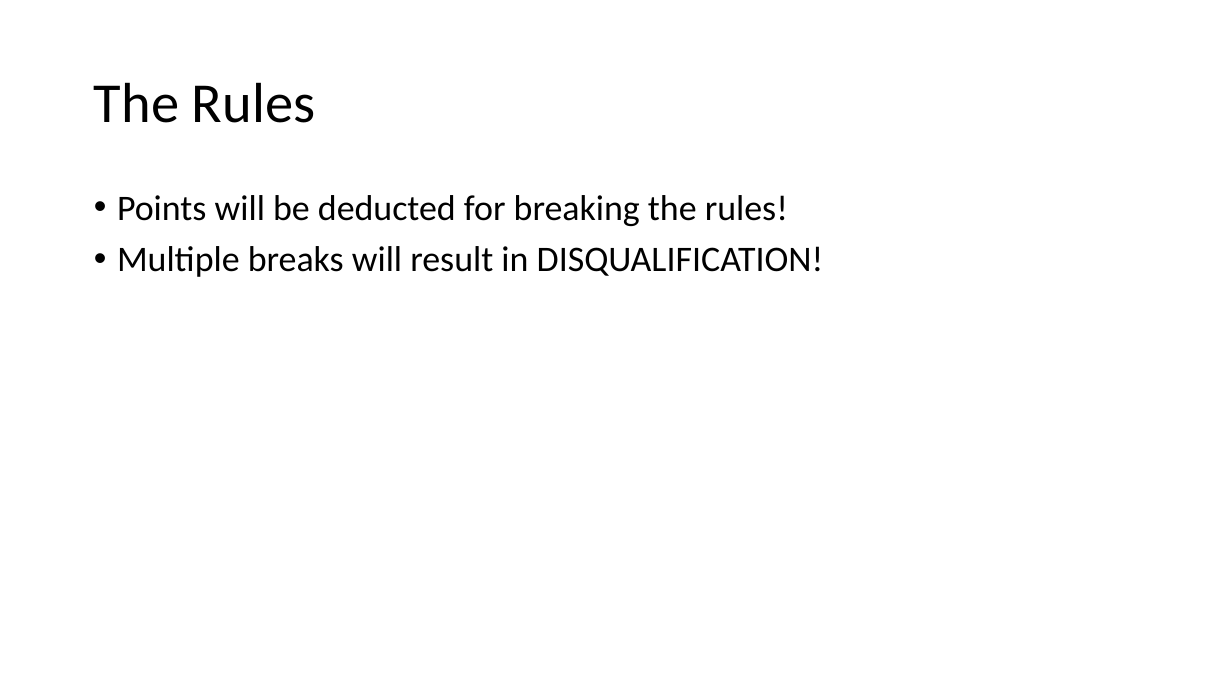
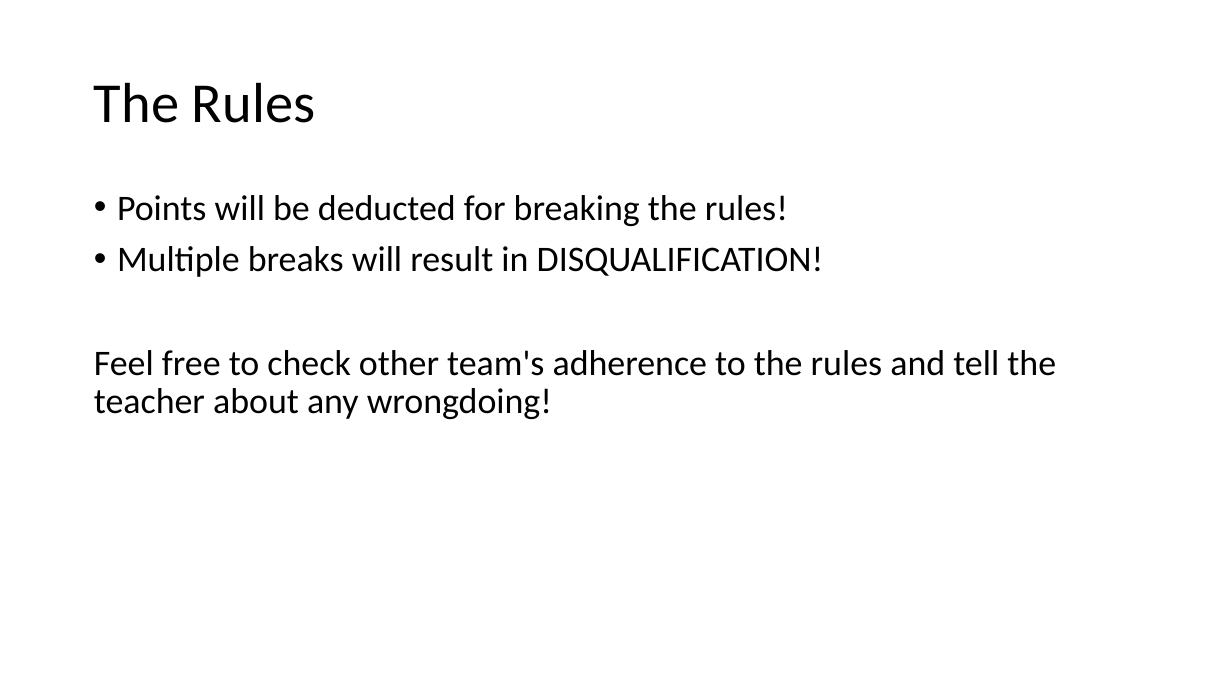
Before and after one commit to LeedsCodeDojo/TDDvsHacking, a slide deck: slide 9 of TDDvsHacking.pptx. Drawn at 1232x693 pixels with LibreOffice and Linux fonts; fonts in the diff are those of the drawing. Boxes give left, top, right and bottom in pixels: in the first picture for what was removed or moved away, otherwise in the second. Text is boxed around its words. In the diff, an @@ line names an element or a change of style, - is before the commit and + after.

```diff
--- a/TDDvsHacking.pptx
+++ b/TDDvsHacking.pptx
@@ text at (94,350,1056,419): paragraph added @@
+Feel free to check other team's adherence to the rules and tell the teacher about any wrongdoing!
```
Also in this commit, not shown: 2 other slides changed.
